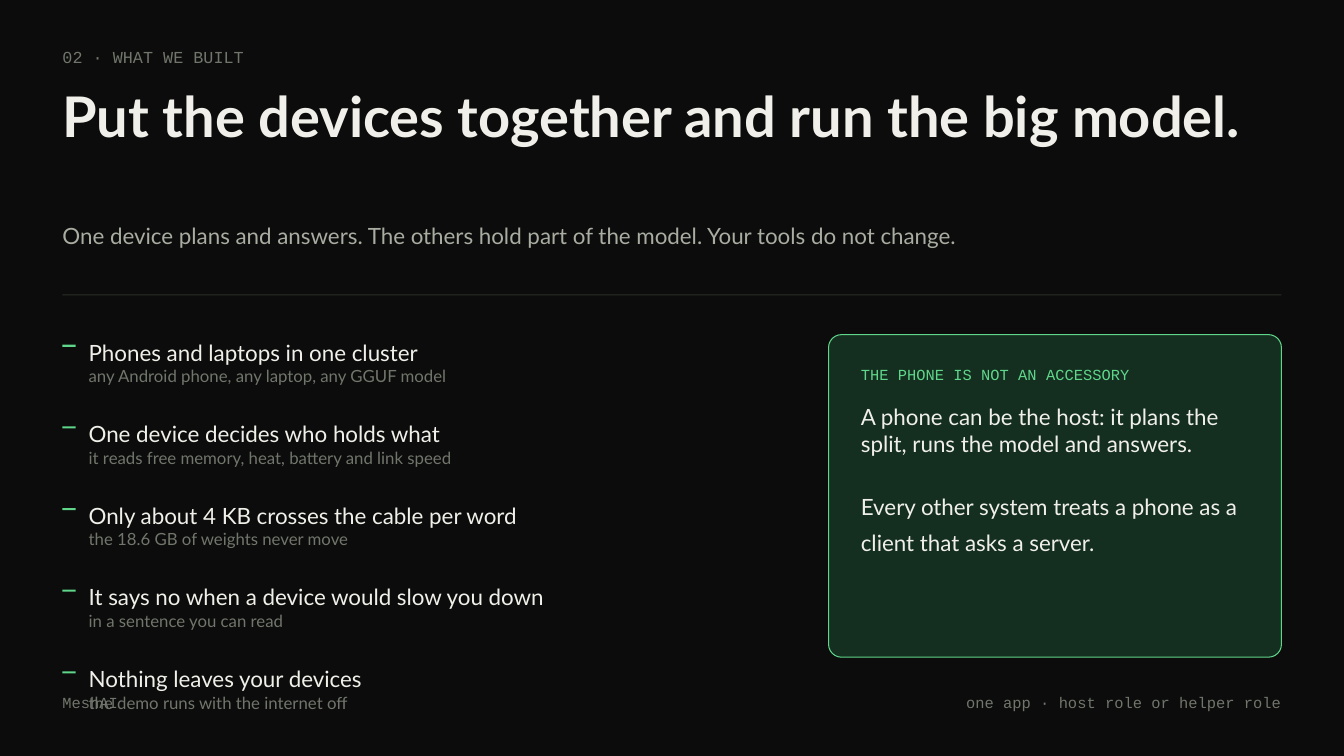
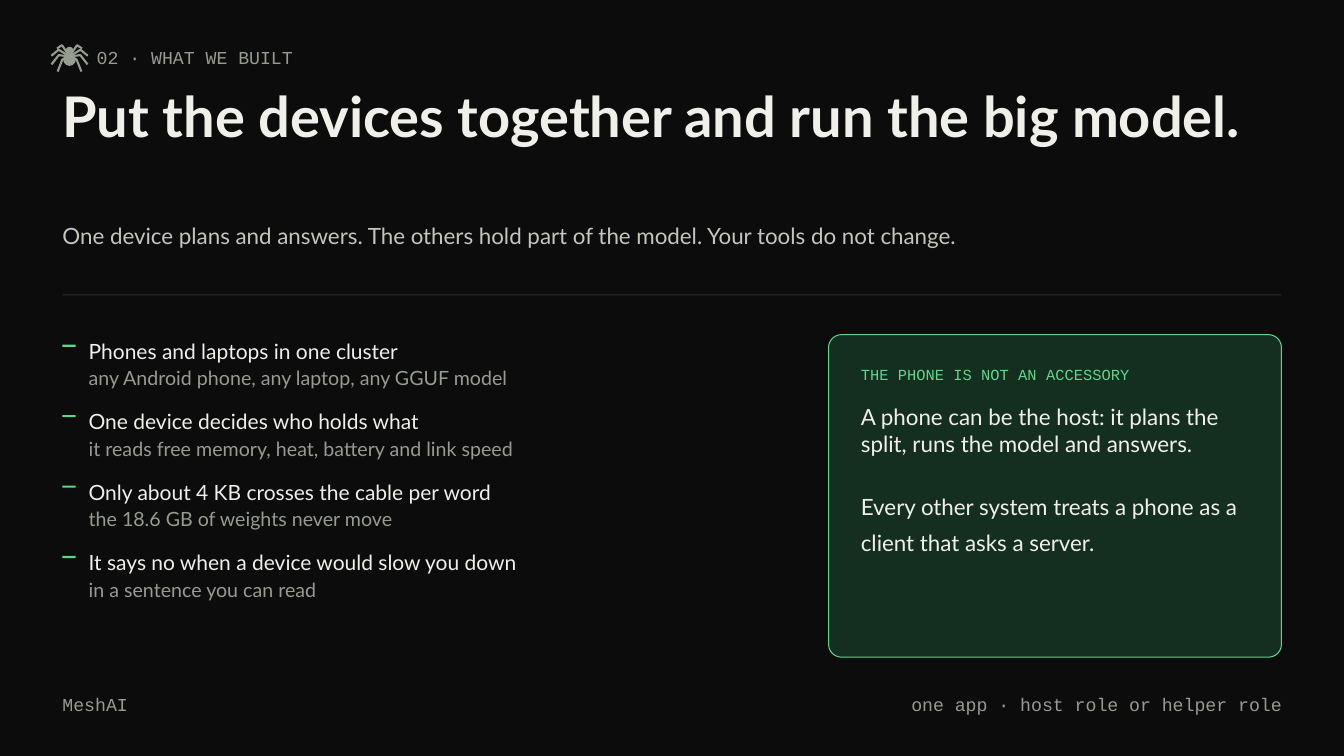
Before and after one commit to prajwal-gunnala/maynards, a slide deck: slide 3 of docs/deck-editable/MeshAI_Deck.pptx. Drawn at 1344x756 pixels with LibreOffice and Linux fonts; fonts in the diff are those of the drawing. Boxes give left, top, right and bottom in pixels: in the first picture for what was removed or moved away, otherwise in the second. Text is boxed around its words. In the diff, an @@ line names an element or a change of style, - is before the commit and + after.

Commit message:
deck: bigger type, and the spider is back where it belongs
Everything went up a size and the quiet greys were lightened, because half of
it could not be read from the back of a room.

The spider is the team's mark and it should never have been dropped. It is
drawn as shapes rather than pasted as a picture, so it stays sharp at any
size and can be recoloured: on its web across the title and the closing
slide, and small beside the section number on every slide in between.

```diff
--- a/docs/deck-editable/MeshAI_Deck.pptx
+++ b/docs/deck-editable/MeshAI_Deck.pptx
@@ freeform shape added at [51,49,70,56], outline #969C90 1.5 pt @@
@@ freeform shape added at [51,55,70,65], outline #969C90 1.5 pt @@
@@ freeform shape added at [57,45,70,56], outline #969C90 1.5 pt @@
@@ freeform shape added at [57,56,70,72], outline #969C90 1.5 pt @@
@@ ellipse added at [64,53,77,67], fill #969C90 @@
@@ ellipse added at [66,46,74,54], fill #969C90 @@
@@ freeform shape added at [70,45,82,56], outline #969C90 1.5 pt @@
@@ freeform shape added at [70,49,88,56], outline #969C90 1.5 pt @@
@@ freeform shape added at [70,55,88,65], outline #969C90 1.5 pt @@
@@ freeform shape added at [70,56,82,72], outline #969C90 1.5 pt @@
@@ text "02 · WHAT WE BUILT": place and size @@
-text "02 · WHAT WE BUILT" at [62,52,243,63]
+text "02 · WHAT WE BUILT" at [97,52,293,64]
@@ text "02 · WHAT WE BUILT" at [97,52,293,64]: size 12 to 13 pt, text colour #71766C to #969C90 @@
@@ text "One device plans and answers. ..." at [62,227,956,248]: text colour #A8ACA1 to #C2C6BC @@
@@ 2 texts, 1 rectangle: place and size @@
-2 texts, 1 rectangle at [63,425,451,467]
+2 texts, 1 rectangle at [63,413,513,460]
@@ 2 texts, 1 rectangle: place and size @@
-2 texts, 1 rectangle at [63,507,516,548]
+2 texts, 1 rectangle at [63,484,491,530]
@@ 2 texts, 1 rectangle: place and size @@
-2 texts, 1 rectangle at [63,588,544,630]
+2 texts, 1 rectangle at [63,554,517,601]
@@ size 16 to 15 pt in 4 elements at [89,343,398,363], [89,413,419,429], [89,484,491,504], [89,554,517,574] @@
@@ size 12 to 14 pt, text colour #71766C to #969C90 in 4 elements at [89,370,507,389], [89,441,513,460], [89,511,392,530], [89,582,316,601] @@
@@ rectangle removed at [63,671,76,674] @@
@@ text removed at [89,670,362,691] @@
-Nothing leaves your devices
@@ text "MeshAI" at [62,699,127,711]: size 11 to 13 pt, text colour #71766C to #969C90 @@
@@ text removed at [89,697,347,709] @@
-the demo runs with the internet off
@@ text "one app · host role ..." at [911,699,1282,715]: size 11 to 13 pt, text colour #71766C to #969C90 @@
```
Also in this commit, not shown: 11 other slides changed, 1 other file.
